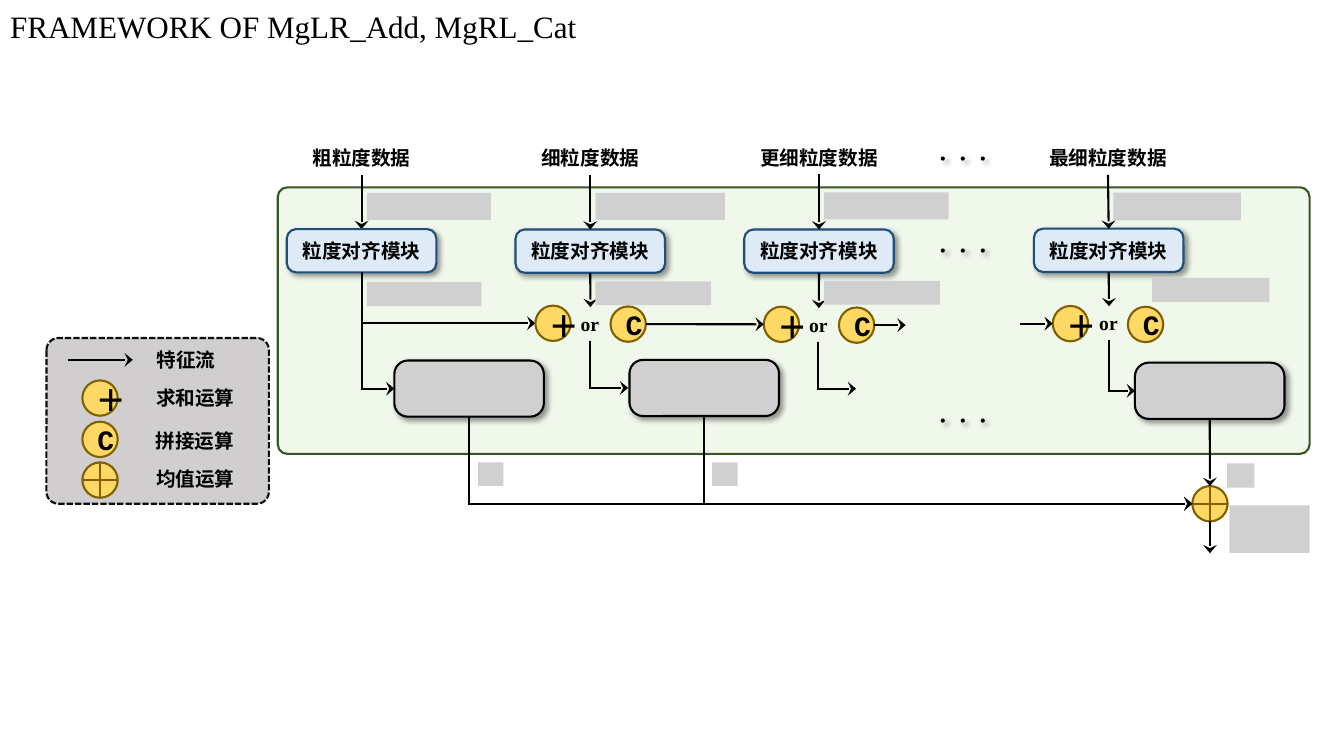
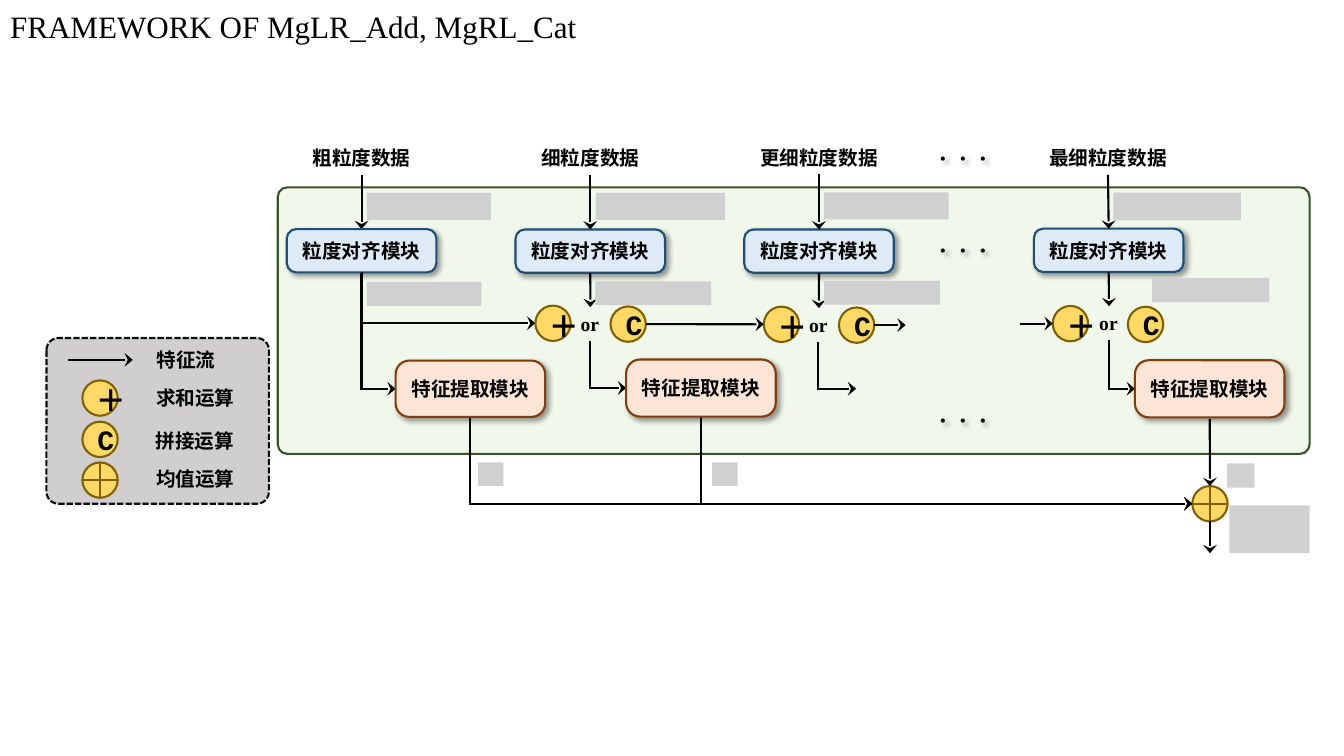
Before and after one commit to KarryRen/MgRL-CE, a slide deck: slide 5 of images/MgRL_CE_Images.pptx. Drawn at 1344x756 pixels with LibreOffice and Linux fonts; fonts in the diff are those of the drawing; grey boxes stand for pictures. Boxes give left, top, right and bottom in pixels: in the first picture for what was removed or moved away, otherwise in the second. Text is boxed around its words. In the diff, an @@ line names an element or a change of style, - is before the commit and + after.

```diff
--- a/images/MgRL_CE_Images.pptx
+++ b/images/MgRL_CE_Images.pptx
@@ elbow arrow (1109, 340) - (1135, 389): route changed @@
@@ picture removed at (394, 361, 543, 417) @@
@@ rounded rectangle added at (395, 361, 544, 417), fill #FBE5D6, outline #843C0B 1.5 pt, 14 pt, text #000000, bold @@
+特征提取模块
@@ rounded rectangle added at (626, 360, 775, 417), fill #FBE5D6, outline #843C0B 1.5 pt, 14 pt, text #000000, bold @@
+特征提取模块
@@ picture removed at (629, 360, 778, 416) @@
@@ picture removed at (1135, 363, 1285, 419) @@
@@ rounded rectangle added at (1135, 360, 1285, 417), fill #FBE5D6, outline #843C0B 1.5 pt, 14 pt, text #000000, bold @@
+特征提取模块
@@ elbow arrow (471, 417) - (1193, 504): route changed @@
@@ elbow arrow moved from (705, 416) - (1193, 504) to (701, 416) - (1193, 504) @@
```
Also in this commit, not shown: 29 other files.
